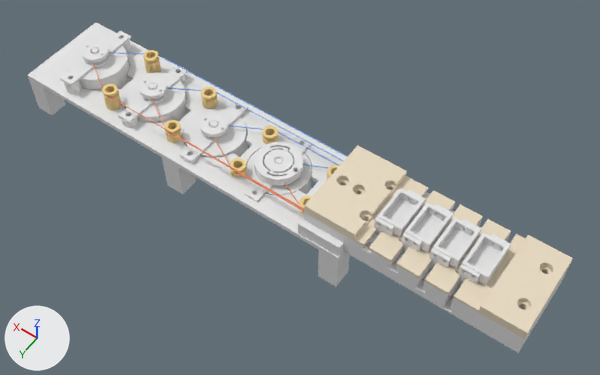
Before and after pictures for a commit that changed the Blender file Прототип.blend.
Camera for both pictures: a 50 mm camera at (-21.0, 234.0, 361.0) aimed at (147.0, -2.0, -10.0). The lights are fixed; the arrows at lower left show +X, +Y and +Z. The older version comes first.

Script lines for the objects in view, before the commit:
```python
ob_caba1 = bpy.data.objects.new('cabA1', cu_caba1)
ob_caba1.location = (0.0, 0.0, 0.0)
ob_cabb1 = bpy.data.objects.new('cabB1', cu_cabb1)
ob_cabb1.location = (0.0, 0.0, 0.0)
ob_motor3 = bpy.data.objects.new('Motor3', me_mock_nema14_v9_004)
ob_motor3.location = (252.0, 0.0, 4.8)
ob_neck_l1 = bpy.data.objects.new('Neck_L1', me_neckl1_v9_001)
ob_neck_l1.location = (0.0, 0.0, 0.0)
ob_neck_l2 = bpy.data.objects.new('Neck_L2', me_neckl2_v9_001)
ob_neck_l2.location = (0.0, 0.0, 0.0)
ob_neck_l3 = bpy.data.objects.new('Neck_L3', me_neckl3_v9_001)
ob_neck_l3.location = (0.0, 0.0, 0.0)
ob_neck_l4 = bpy.data.objects.new('Neck_L4', me_neckl4_v9_001)
ob_neck_l4.location = (0.0, 0.0, 0.0)
ob_ratchet_hub_m1 = bpy.data.objects.new('Ratchet_Hub_m1', me_ratchet_hub_v9)
ob_ratchet_hub_m1.location = (160.0, 0.0, 0.0)
ob_ratchet_ring_m1 = bpy.data.objects.new('Ratchet_Ring_m1', me_ratchet_ring_v9)
ob_ratchet_ring_m1.location = (160.0, 0.0, 0.0)
# also in view: 'Motor2' at (203.0, 0.0, -6.0); 'Drum4' at (298.0, 0.0, 12.0); 'Cart3' at (67.0, 0.0, 20.0); 'Drum3' at (252.0, 0.0, 9.0); 'Neck_L5' at (62.0, 0.0, 17.0)
```
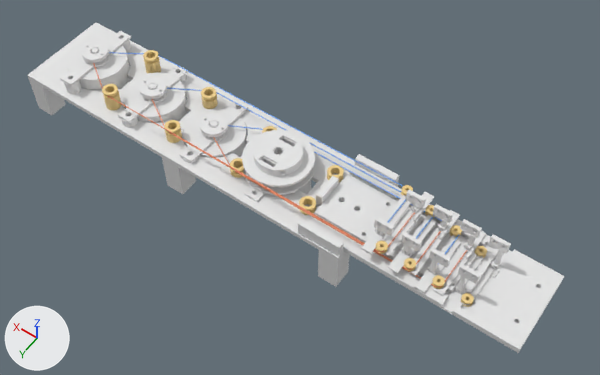
The change, as a list of edits to the scene's bpy script:
```text
Change me_neckl1_v9_001:
    remove me_neckl1_v9_001.from_pydata(...)  # 3583 vertices, 7186 faces; spans x 0.0..125.0, y -25.0..25.0, z 0.0..3.5
    add me_neckl1_v9_001.from_pydata(...)  # 3577 vertices, 7174 faces; spans x 0.0..125.0, y -25.0..25.0, z 0.0..3.5
    me_neckl1_v9_001 part 1: 143 vertices moved from x 29.8..41.8, y -25.0..18.2, z 0.5..1.2 to x 29.8..41.8, y -25.0..18.2, z 0.4; 54 vertices removed from x 28.0..43.3, y -25.0..25.0, z 0.5..1.2; 48 vertices added at x 28.0..43.2, y -25.0..25.0, z 0.4..0.5
Change cu_caba1:
    remove _sp.points.foreach_set('co', [157.0, 5.4, 3.6, 1.0, 133.0, 16.55, 3.6, 1.0, 130.0, 17.0, 1.25, 1.0, 126.0, 17.0, 0.75, 1.0, 33.5, 17.0, 0.75, 1.0, 31.8, 16.2, 1.3, 1.0, 31.0, 14.5, 2.1, 1.0, 31.0, -9.0, 2.1, 1.0])
    remove cu_caba1.materials.append(mat_caba)  # orange #ed8961
    remove cu_caba1.bevel_resolution = 3
    _sp: cu_caba1.splines.new('POLY'); _sp.points.add(7) -> cu_caba1.splines.new('POLY'); _sp.points.add(14)
    add _sp.points.foreach_set('co', [120.0, 17.0, 0.75, 1.0, 36.5, 17.0, 0.75, 1.0, 33.5, 17.05, 0.75, 1.0, 33.1, 17.02, 0.9, 1.0, 32.71, 16.93, 1.05, 1.0, 32.34, 16.77, 1.2, 1.0, 32.0, 16.56, 1.35, 1.0, 31.7, 16.3, 1.5, 1.0, 31.44, 16.0, 1.65, 1.0, 31.23, 15.66, 1.8, 1.0, 31.07, 15.29, 1.95, 1.0, 30.98, 14.9, 2.1, 1.0, 30.95, 12.0, 2.1, 1.0, 30.95, -10.0, 2.1, 1.0, 31.0, -11.6, 3.0, 1.0])
    cu_caba1.bevel_depth: 0.28 -> 0.25
Change cu_cabb1:
    remove _sp.points.foreach_set('co', [157.0, -5.4, 2.4, 1.0, 133.0, -16.55, 2.4, 1.0, 130.0, -17.0, 1.25, 1.0, 126.0, -17.0, 0.75, 1.0, 41.5, -17.0, 0.75, 1.0, 39.8, -16.2, 1.3, 1.0, 39.0, -14.5, 2.1, 1.0, 39.0, 9.0, 2.1, 1.0])
    remove cu_cabb1.materials.append(mat_cabb)  # blue #61a0ed
    remove cu_cabb1.bevel_resolution = 3
    _sp: cu_cabb1.splines.new('POLY'); _sp.points.add(7) -> cu_cabb1.splines.new('POLY'); _sp.points.add(14)
    add _sp.points.foreach_set('co', [120.0, -17.0, 0.75, 1.0, 44.5, -17.0, 0.75, 1.0, 41.5, -17.05, 0.75, 1.0, 41.9, -17.02, 0.9, 1.0, 42.29, -16.93, 1.05, 1.0, 42.66, -16.77, 1.2, 1.0, 43.0, -16.56, 1.35, 1.0, 43.3, -16.3, 1.5, 1.0, 43.56, -16.0, 1.65, 1.0, 43.77, -15.66, 1.8, 1.0, 43.93, -15.29, 1.95, 1.0, 44.02, -14.9, 2.1, 1.0, 38.95, -12.0, 2.1, 1.0, 38.95, 10.0, 2.1, 1.0, 39.0, 11.6, 3.0, 1.0])
    cu_cabb1.bevel_depth: 0.28 -> 0.25
Change ob_ratchet_hub_m1:
    add ob_ratchet_hub_m1.hide_render = True
Change ob_ratchet_ring_m1:
    add ob_ratchet_ring_m1.hide_render = True
Change ob_neck_l2:
    add ob_neck_l2.hide_set(True)
Change ob_neck_l3:
    add ob_neck_l3.hide_set(True)
Change ob_neck_l4:
    add ob_neck_l4.hide_set(True)
Change ob_neck_l5:
    add ob_neck_l5.hide_set(True)
Change ob_cart1:
    add ob_cart1.hide_set(True)
Change ob_cart2:
    add ob_cart2.hide_set(True)
Change ob_cart3:
    add ob_cart3.hide_set(True)
Change ob_cart4:
    add ob_cart4.hide_set(True)
Add ob_tier1_up:
    ob_tier1_up = bpy.data.objects.new('Tier1_up', me_tier_disk_v1_001)  # 1884 vertices, 3792 faces; spans x -20.0..20.0, y -20.0..20.0, z 0.0..6.8
    ob_tier1_up.location = (160.0, 0.0, 8.6)
Add ob_tier1_low:
    ob_tier1_low = bpy.data.objects.new('Tier1_low', me_tier_disk_v1_001.copy())
    ob_tier1_low.location = (160.0, 0.0, 1.8)
Add ob_liner4a:
    ob_liner4a = bpy.data.objects.new('Liner4A', me_liner_f4_v1)  # 100 vertices, 196 faces; spans x 76.1..81.9, y -24.8..20.8, z 10.9..11.7
    ob_liner4a.location = (0.0, 0.0, 0.0)
Add ob_liner3a:
    ob_liner3a = bpy.data.objects.new('Liner3A', me_liner_f3_v1)  # 121 vertices, 238 faces; spans x 60.1..65.9, y -24.8..20.8, z 7.4..8.2
    ob_liner3a.location = (0.0, 0.0, 0.0)
Add ob_liner2a:
    ob_liner2a = bpy.data.objects.new('Liner2A', me_liner_f2_v1)  # 152 vertices, 300 faces; spans x 44.1..49.9, y -24.8..20.8, z 3.9..4.7
    ob_liner2a.location = (0.0, 0.0, 0.0)
Add ob_liner1a:
    ob_liner1a = bpy.data.objects.new('Liner1A', me_liner_f1_v1)  # 152 vertices, 300 faces; spans x 28.1..33.9, y -24.8..20.8, z 0.4..1.2
    ob_liner1a.location = (0.0, 0.0, 0.0)
Add ob_liner4b:
    ob_liner4b = bpy.data.objects.new('Liner4B', me_liner_f4_v1)  # 100 vertices, 196 faces; spans x 76.1..81.9, y -24.8..20.8, z 10.9..11.7
    ob_liner4b.location = (166.0, 0.0, 0.0)
    ob_liner4b.rotation_euler = (0.0, 0.0, 3.142)  # degrees (0, 0, 180)
Add ob_liner3b:
    ob_liner3b = bpy.data.objects.new('Liner3B', me_liner_f3_v1)  # 121 vertices, 238 faces; spans x 60.1..65.9, y -24.8..20.8, z 7.4..8.2
    ob_liner3b.location = (134.0, 0.0, 0.0)
    ob_liner3b.rotation_euler = (0.0, 0.0, 3.142)  # degrees (0, 0, 180)
Add ob_liner2b:
    ob_liner2b = bpy.data.objects.new('Liner2B', me_liner_f2_v1)  # 152 vertices, 300 faces; spans x 44.1..49.9, y -24.8..20.8, z 3.9..4.7
    ob_liner2b.location = (102.0, 0.0, 0.0)
    ob_liner2b.rotation_euler = (0.0, 0.0, 3.142)  # degrees (0, 0, 180)
Add ob_liner1b:
    ob_liner1b = bpy.data.objects.new('Liner1B', me_liner_f1_v1)  # 152 vertices, 300 faces; spans x 28.1..33.9, y -24.8..20.8, z 0.4..1.2
    ob_liner1b.location = (70.0, 0.0, 0.0)
    ob_liner1b.rotation_euler = (0.0, 0.0, 3.142)  # degrees (0, 0, 180)
```

What differs and where, as boxes [x1, y1, x2, y2] in the pictures (600 x 375 px; the box of a moved part takes in the faces that stretch with it):
'Neck_L5', hidden (beige)
    before: [304, 146, 573, 339]
'Tier1_up', added
    after: [242, 130, 315, 187]
'Cart1', hidden
    before: [462, 232, 509, 285]
'Cart2', hidden
    before: [433, 217, 480, 269]
'Cart3', hidden
    before: [405, 202, 452, 253]
'Cart4', hidden
    before: [377, 188, 424, 237]
'Neck_L4', hidden (mostly hidden)
    before: [304, 190, 569, 342]
'Ratchet_Ring_m1', hidden
    before: [254, 142, 303, 183]
'Neck_L3', hidden (mostly hidden)
    before: [304, 210, 567, 346]
'Neck_L2', hidden (mostly hidden)
    before: [344, 244, 565, 349]
'Ratchet_Hub_m1', hidden
    before: [255, 149, 303, 186]
'Liner4B', added
    after: [361, 195, 411, 254]
'Liner2A', added
    after: [433, 231, 486, 296]
'Liner4A', added
    after: [386, 192, 434, 256]
'Liner3A', added
    after: [411, 210, 460, 275]
'Liner3B', added
    after: [388, 215, 436, 274]
'Liner1A', added
    after: [461, 250, 512, 313]
'Liner2B', added
    after: [414, 226, 463, 293]
'Liner1B', added
    after: [442, 244, 495, 313]
'Tier1_low', added
    after: [243, 163, 315, 195]
'cabA1', reshaped (mostly hidden before)
    before: [284, 183, 453, 298]
    after: [321, 222, 495, 305]
'cabB1', reshaped (mostly hidden)
    before: [303, 164, 328, 168]
    after: [362, 184, 483, 282]
part 1 of me_neckl1_v9_001, moved or reshaped
    before: [343, 247, 520, 353]
    after: [313, 172, 520, 353]
'Motor1', unchanged, covered by the edit
    before: [244, 135, 312, 202]
    after: [244, 139, 312, 202]
